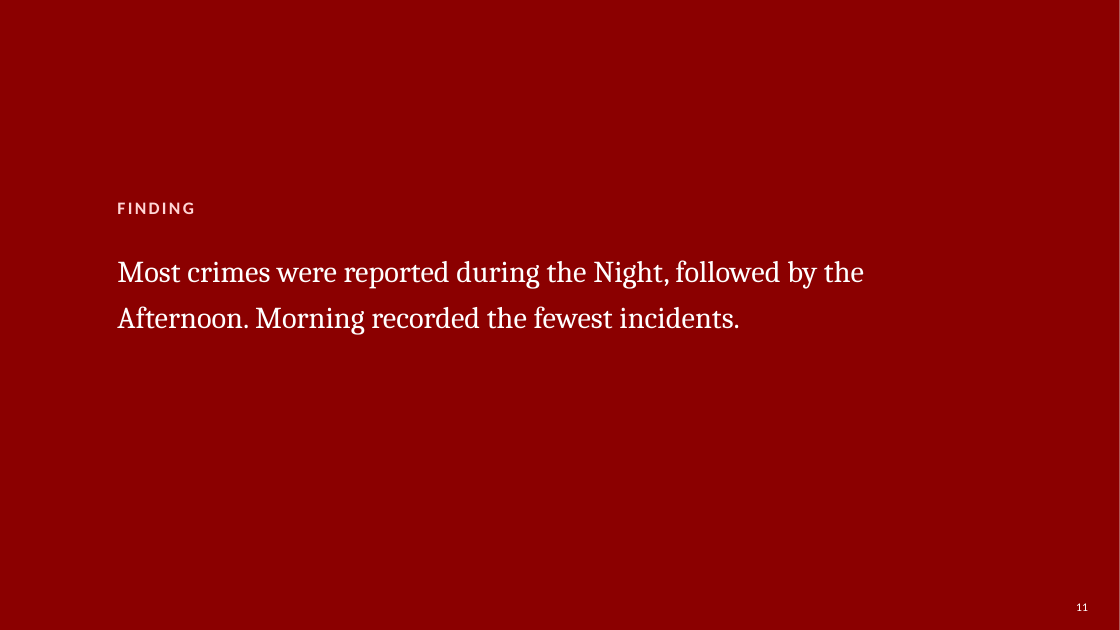
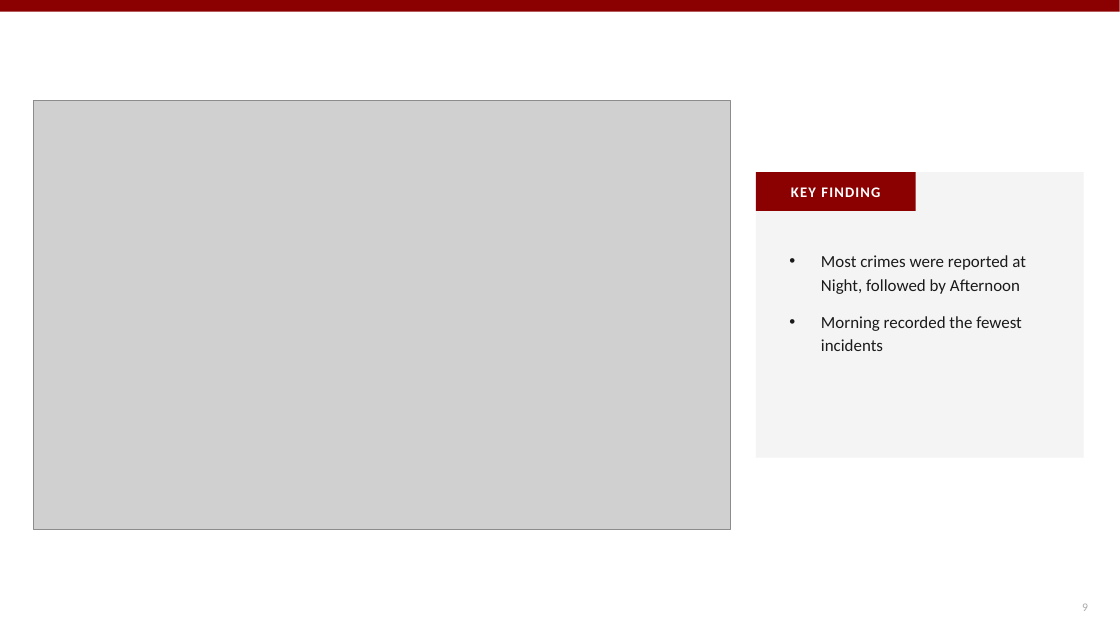
Before and after one commit to fatimaawachi/Analyzing-Crimes-in-LA-2020-2025-, a slide deck: slide 9 of Fatima_awachi_EDA_Project_Presentation.pptx (slide 11 before the commit). Drawn at 1120x630 pixels with LibreOffice and Linux fonts; fonts in the diff are those of the drawing; grey boxes stand for pictures. Boxes give left, top, right and bottom in pixels: in the first picture for what was removed or moved away, otherwise in the second. Text is boxed around its words. In the diff, an @@ line names an element or a change of style, - is before the commit and + after.

```diff
--- a/Fatima_awachi_EDA_Project_Presentation.pptx
+++ b/Fatima_awachi_EDA_Project_Presentation.pptx
@@ rectangle removed at box(0, 0, 1120, 630) @@
@@ rectangle added at box(0, 0, 1120, 12), fill #8B0000 @@
@@ picture added at box(34, 101, 731, 529) @@
@@ rectangle added at box(756, 172, 1084, 458), fill #F4F4F4 @@
@@ rectangle added at box(756, 172, 916, 211), fill #8B0000 @@
@@ text at box(791, 187, 880, 197): text changed; size 15 to 12.5 pt; text colour #FFD6D6 to #FFFFFF @@
-FINDING
+KEY FINDING
@@ text at box(821, 255, 1026, 351): text changed; size 26 to 14.5 pt; font Cambria to Calibri; text colour #FFFFFF to #1A1A1A @@
-Most crimes were reported during the Night, followed by the Afternoon. Morning recorded the fewest incidents.
+• Most crimes were reported at Night, followed by Afternoon
+• Morning recorded the fewest incidents
@@ text at box(1082, 603, 1088, 611): text changed; text colour #FFFFFF to #AAAAAA @@
-11
+9
```
Also in this commit, not shown: 9 other slides changed, 5 slides added, 6 slides removed, 2 other files.
